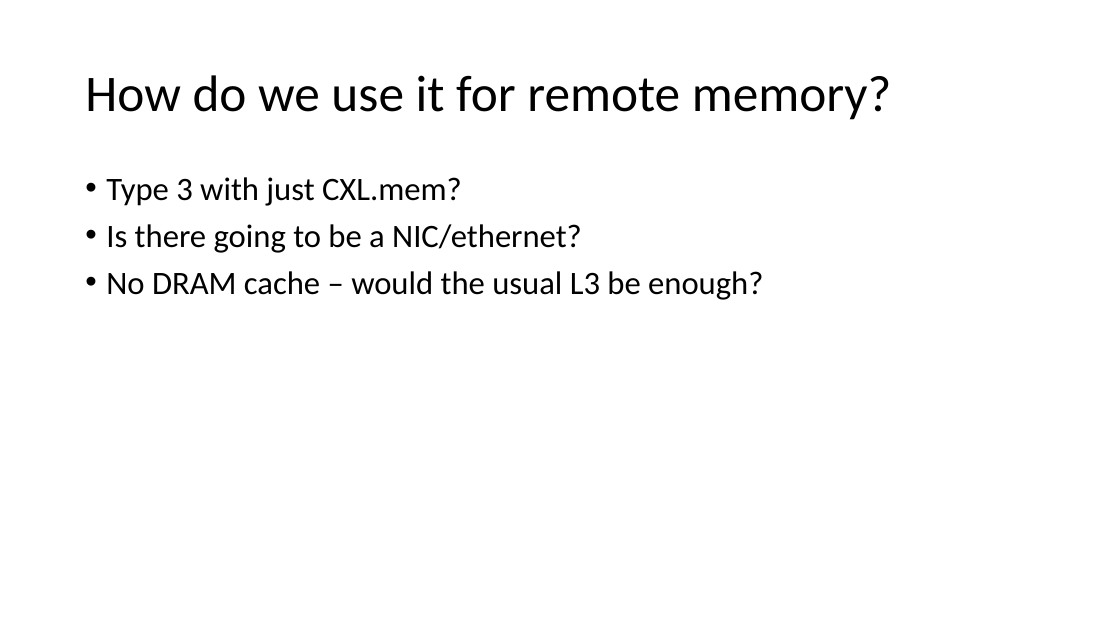
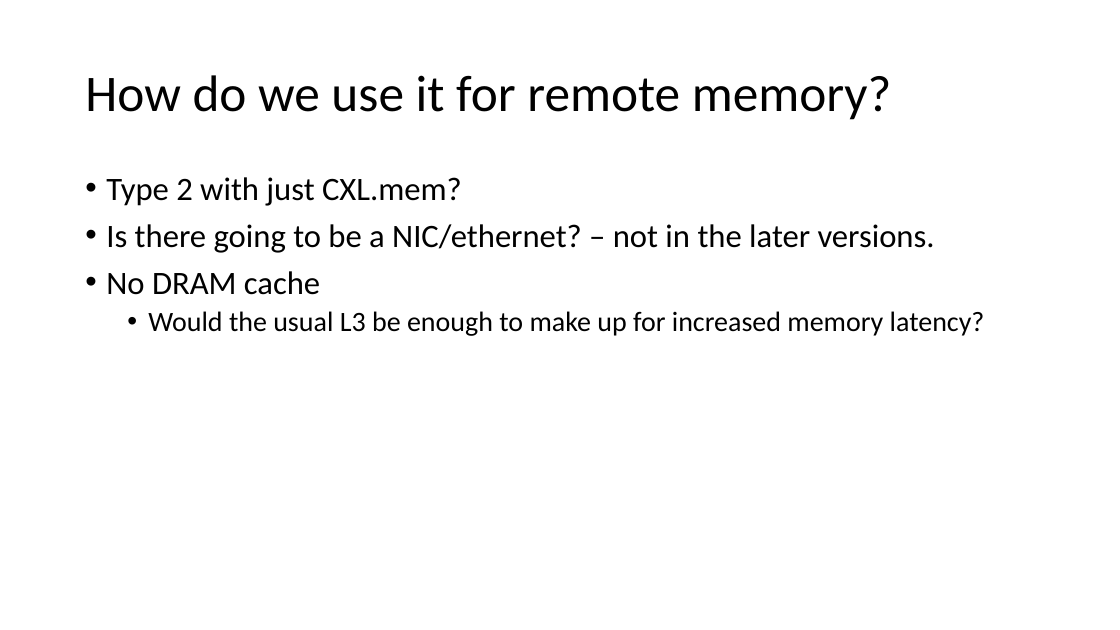
Before and after one commit to eden-farmem/eden-all, a slide deck: slide 9 of docs/cxl.pptx. Drawn at 1120x630 pixels with LibreOffice and Linux fonts; fonts in the diff are those of the drawing. Boxes give left, top, right and bottom in pixels: in the first picture for what was removed or moved away, otherwise in the second. Text is boxed around its words. In the diff, an @@ line names an element or a change of style, - is before the commit and + after.

Commit message:
slides

```diff
--- a/docs/cxl.pptx
+++ b/docs/cxl.pptx
@@ text at [106, 177, 985, 336]: text changed @@
-• Type 3 with just CXL.mem?
-• Is there going to be a NIC/ethernet?
-• No DRAM cache – would the usual L3 be enough?
+• Type 2 with just CXL.mem?
+• Is there going to be a NIC/ethernet? – not in the later versions.
+• No DRAM cache
+  • Would the usual L3 be enough to make up for increased memory latency?
```
Also in this commit, not shown: 2 other slides changed, 4 other files.
